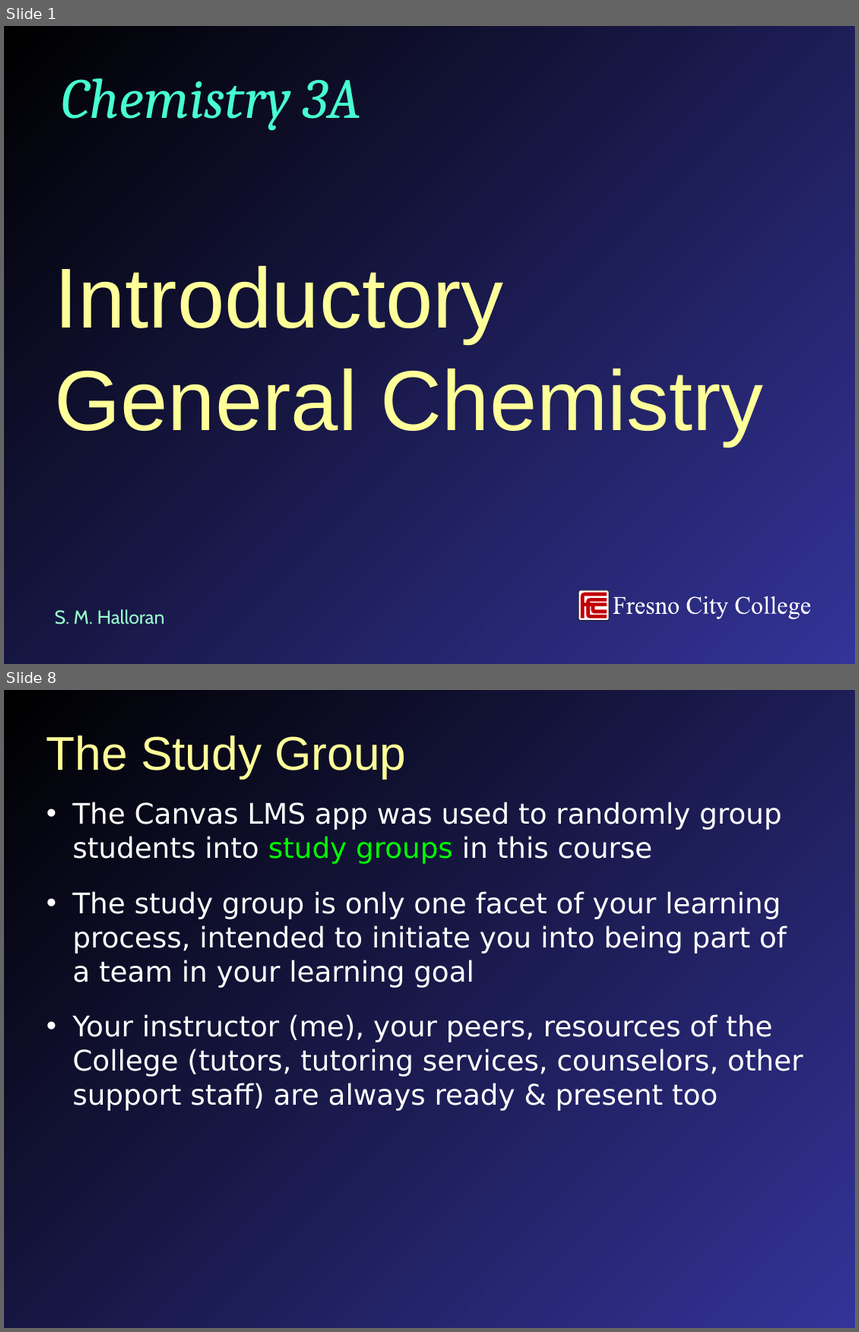
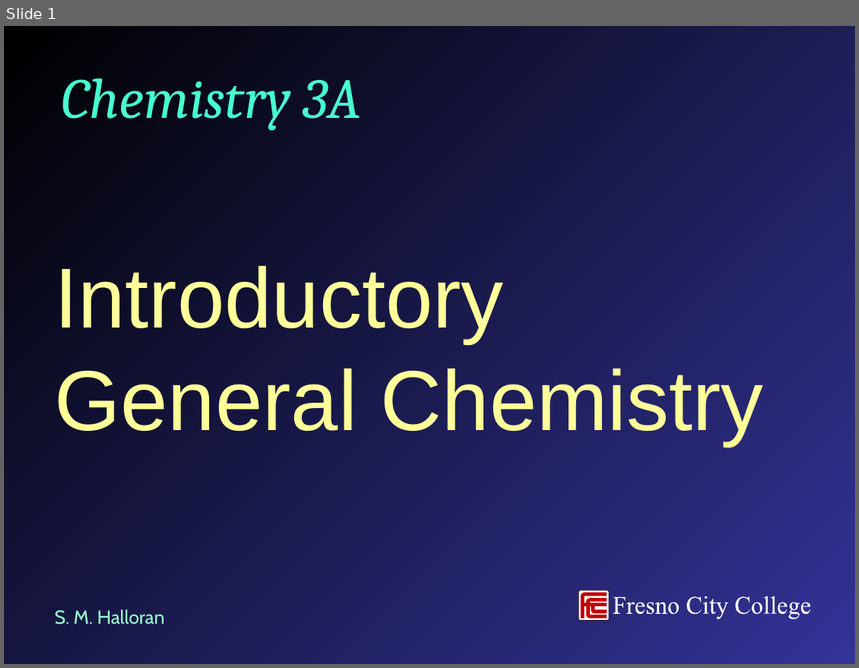
Before and after one commit to mavigozler/mavigozler.github.io, a slide deck: Teaching/Chemistry/Lecture Slides/FCC Chem 3A Chap 10 Content.pptx. Shown one above the other, each under a label of ours: slides 1 and 8 before the commit, slide 1 after it; the slides between them are not shown. The pictures are 859x1332 and 859x668 pixels, drawn with LibreOffice and Linux fonts; fonts in the diff are those of the drawing. Boxes give left, top, right and bottom in pixels: in the first picture for what was removed or moved away, otherwise in the second. Text is boxed around its words. In the diff, an @@ line names an element or a change of style, - is before the commit and + after.

```diff
--- a/Teaching/Chemistry/Lecture Slides/FCC Chem 3A Chap 10 Content.pptx
+++ b/Teaching/Chemistry/Lecture Slides/FCC Chem 3A Chap 10 Content.pptx
@@ slide 8 removed at [4, 690, 855, 1328], background gradient #000000 to #333399 @@
@@ title removed at [47, 736, 406, 778] @@
-The Study Group
@@ text removed at [72, 802, 803, 1111] @@
-• The Canvas LMS app was used to randomly group students into study groups in this course
-• The study group is only one facet of your learning process, intended to initiate you into being part of a team in your learning goal
-• Your instructor (me), your peers, resources of the College (tutors, tutoring services, counselors, other support staff) are always ready & present too
```
Also in this commit, not shown: 17 slides added, 94 other slides removed, 21 other files.
